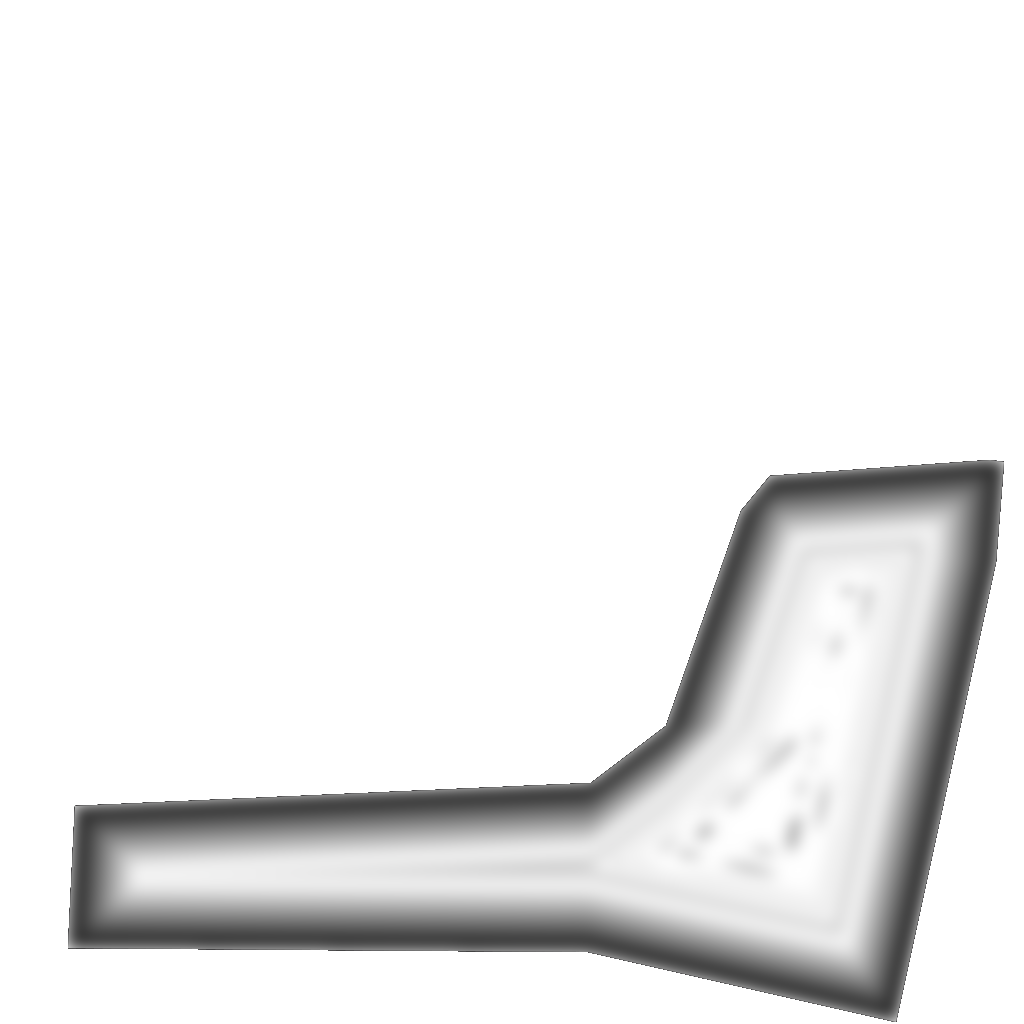
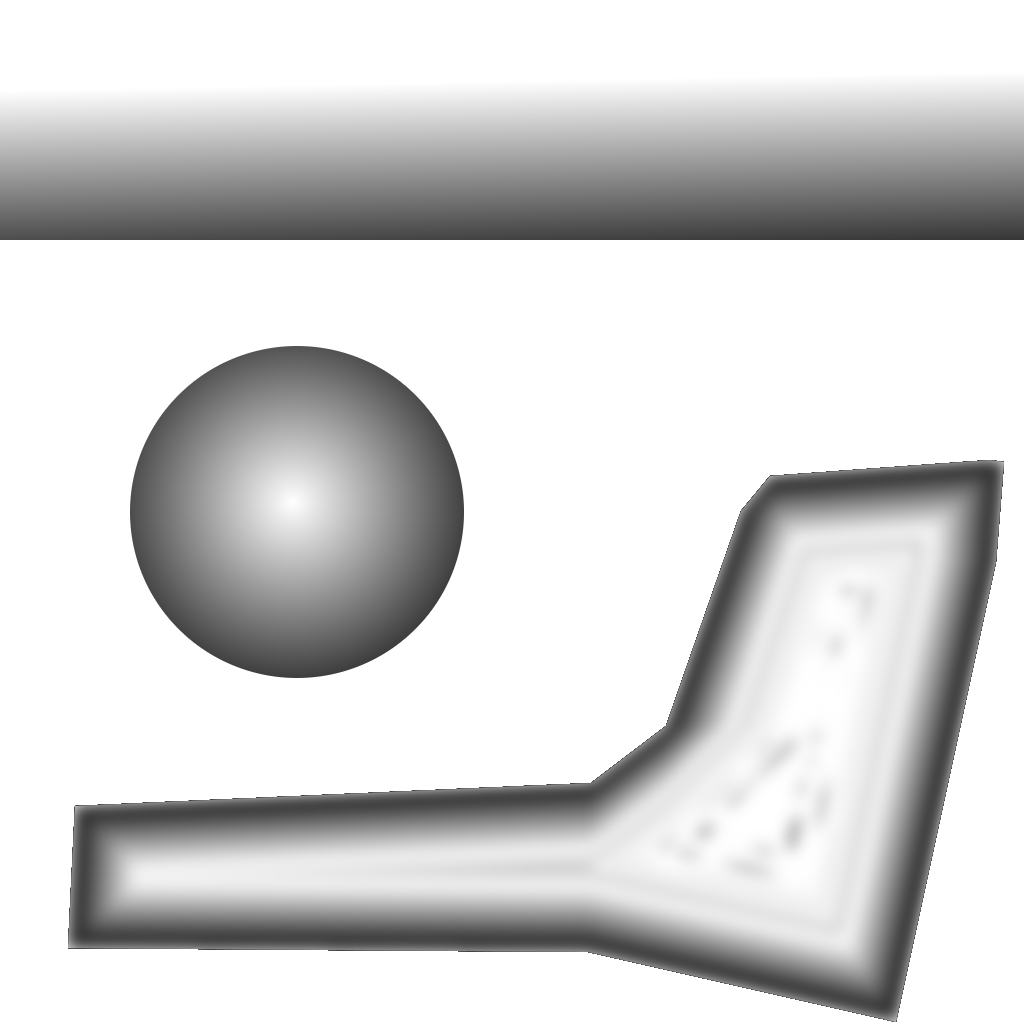
Before/after of a w=1024, h=1024 layered artwork. What changed in the layer stack:
painted on "Layer" over <box>0,73,1024,678</box>
